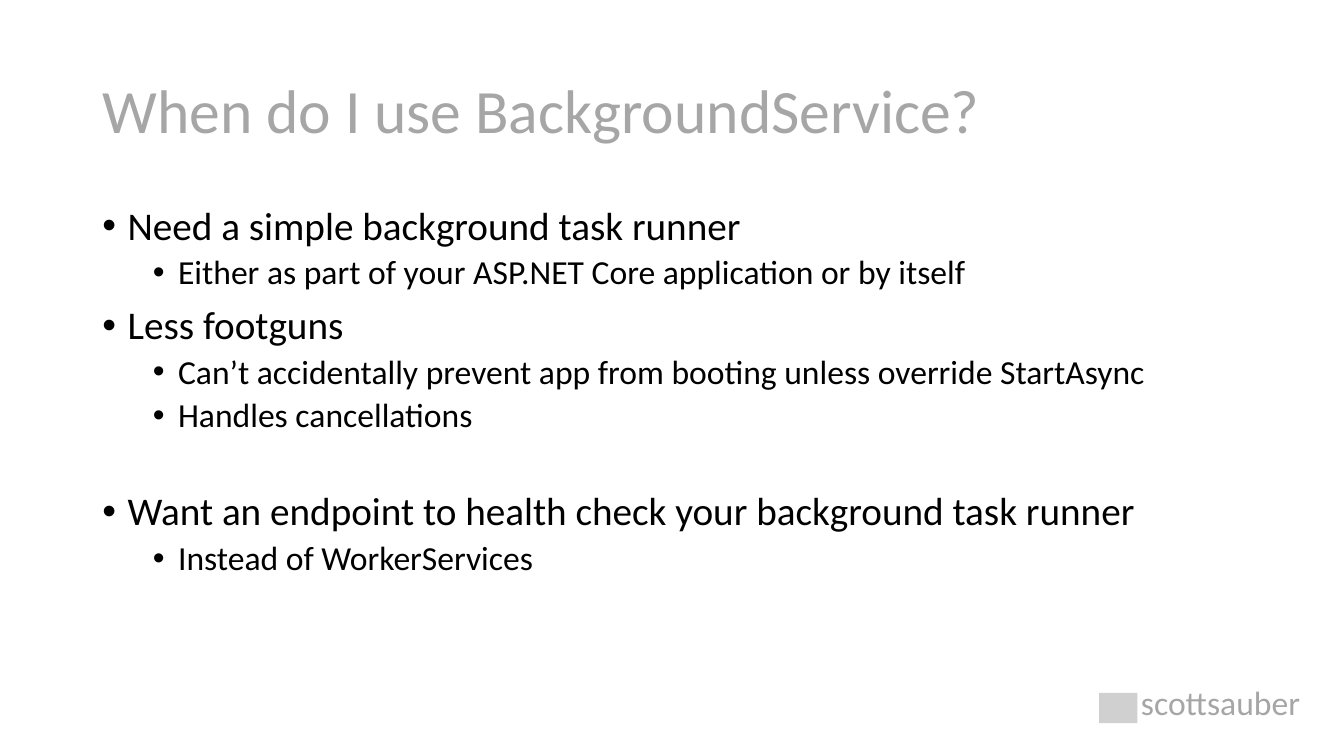
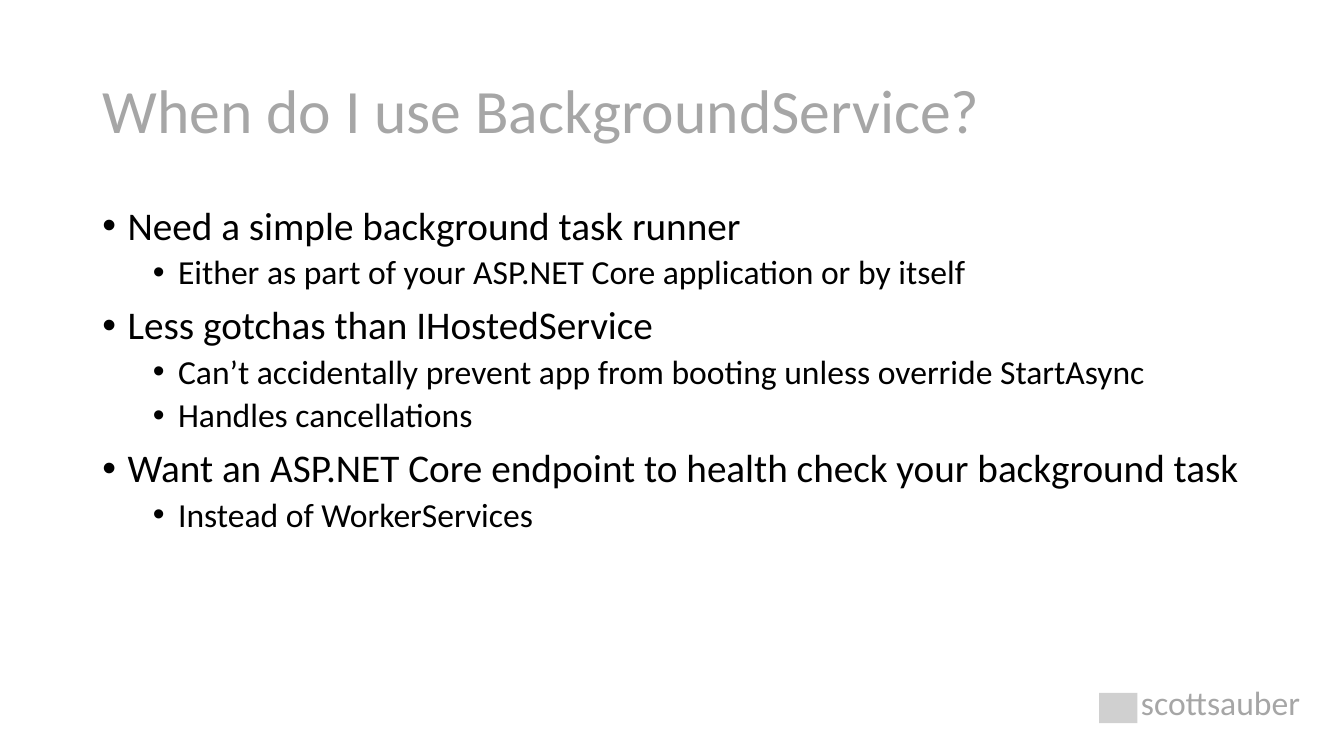
Before and after one commit to nirzaf/DotNetWorkShopTalk, a slide deck: slide 22 of 2020-10-16 - NDC Sydney - The Background on Background Tasks in .NET Core/The Background on Background Tasks.pptx (slide 23 before the commit). Drawn at 1344x756 pixels with LibreOffice and Linux fonts; fonts in the diff are those of the drawing; grey boxes stand for pictures. Boxes give left, top, right and bottom in pixels: in the first picture for what was removed or moved away, otherwise in the second. Text is boxed around its words. In the diff, an @@ line names an element or a change of style, - is before the commit and + after.

```diff
--- a/2020-10-16 - NDC Sydney - The Background on Background Tasks in .NET Core/The Background on Background Tasks.pptx
+++ b/2020-10-16 - NDC Sydney - The Background on Background Tasks in .NET Core/The Background on Background Tasks.pptx
@@ text at (x1=128, y1=311, x2=653, y2=346): text changed @@
-• Less footguns
+• Less gotchas than IHostedService
@@ text at (x1=128, y1=454, x2=1238, y2=489): text changed @@
-• Want an endpoint to health check your background task runner
+• Want an ASP.NET Core endpoint to health check your background task
```
Also in this commit, not shown: 7 other slides changed, 1 slide removed, 10 other files.
